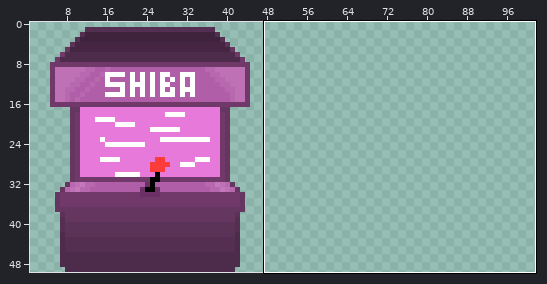
Two versions of one pixel-art file, ASSETS/TEXTURES/FURNITURE/Decoration.aseprite. Above, an overview of the earlier version with the close-up marked.
Close-up. Before:
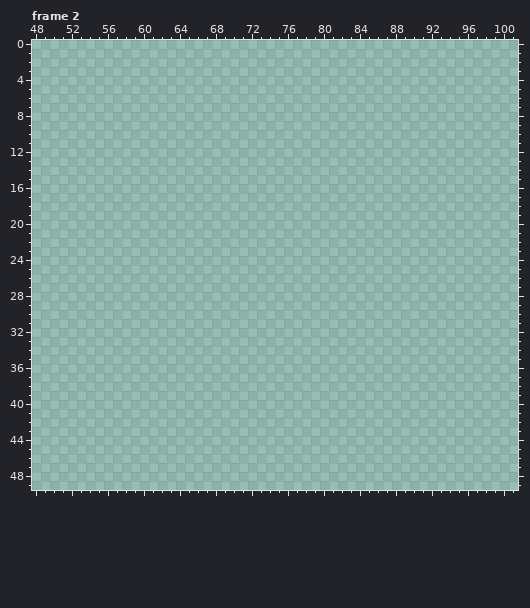
500x50 pixels, 8 frames. Colours within 5 levels of each other are drawn and written as one. Shown: frame 2: x 48..101, y 0..49. The wide view leaves out empty margins. The commit also changed other frames or places, which this record leaves out.
And afterwards:
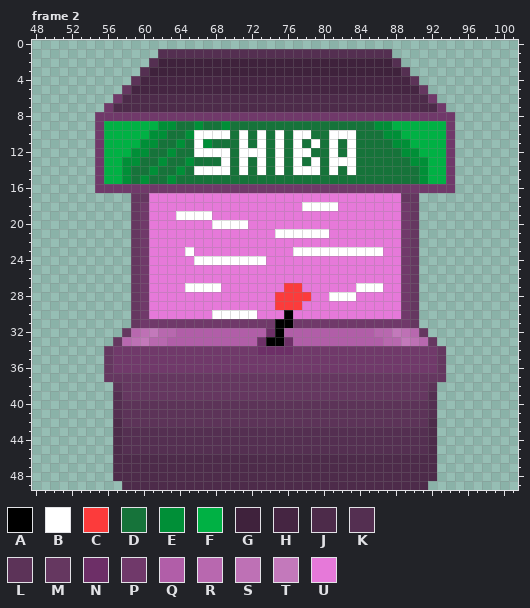
Palette (. is transparent): A #000000  B #ffffff  C #fc3b3b  D #16733a  E #008f37  F #00b144  G #3f223c  H #452542  J #4d2b4a  K #542f51  L #5c3358  M #653760  N #6d2f67  P #70396a  Q #b15ea8  R #b868af  S #be71b5  T #c379bb  U #e679d9
Difference:
Changed rows in their new state; - is an unchanged pixel.
Frame 2:
first column x 55:
 1 -------KKKKKKKKKKKKKKKKKKKKKKKKKK-------
 2 ------KGGGGGGGGGGGGGGGGGGGGGGGGGGK------
 3 -----KGGGGGGGGGGGGGGGGGGGGGGGGGGGGK-----
 4 ----LHHHHHHHHHHHHHHHHHHHHHHHHHHHHHHL----
 5 ---MHHHHHHHHHHHHHHHHHHHHHHHHHHHHHHHHM---
 6 --PJJJJJJJJJJJJJJJJJJJJJJJJJJJJJJJJJJP--
 7 -PJJJJJJJJJJJJJJJJJJJJJJJJJJJJJJJJJJJJP-
 8 PPPPPPPPPPPPPPPPPPPPPPPPPPPPPPPPPPPPPPPP
 9 PFFFFFFEEDDEDDEDDDDDDDDDDDDDDDDEEFFFFFFP
10 PFFFFFEEDDEBBBBDBDBDBDBBDDBBBDDDEEFFFFFP
11 PFFFFEEDDEDBEDDDBDBDBDBDBDBDBDDDDEEFFFFP
12 PFFFEEDDEDDBBBBDBBBDBDBBDDBDBDDDDDEEFFFP
13 PFFEEDDEDDEDDDBDBDBDBDBDBDBBBDDDDDDEEFFP
14 PFFEDDEDDEDBBBBDBDBDBDBBBDBDBDDDDDDDEFFP
15 PFFEDEDDEDDDDDDDDDDDDDDDDDDDDDDDDDDDEFFP
16 PPPPPPPPPPPPPPPPPPPPPPPPPPPPPPPPPPPPPPPP
17 ----MMUUUUUUUUUUUUUUUUUUUUUUUUUUUUMM----
18 ----MPUUUUUUUUUUUUUUUUUBBBBUUUUUUUPM----
19 ----MPUUUBBBBUUUUUUUUUUUUUUUUUUUUUPM----
20 ----MPUUUUUUUBBBBUUUUUUUUUUUUUUUUUPM----
21 ----MPUUUUUUUUUUUUUUBBBBBBUUUUUUUUPM----
22 ----MPUUUUUUUUUUUUUUUUUUUUUUUUUUUUPM----
23 ----MPUUUUBUUUUUUUUUUUBBBBBBBBBBUUPM----
24 ----MPUUUUUBBBBBBBBUUUUUUUUUUUUUUUPM----
25 ----MPUUUUUUUUUUUUUUUUUUUUUUUUUUUUPM----
26 ----MPUUUUUUUUUUUUUUUUUUUUUUUUUUUUPM----
27 ----MPUUUUBBBBUUUUUUUCCUUUUUUBBBUUPM----
28 ----MPUUUUUUUUUUUUUUCCCCUUBBBUUUUUPM----
29 ----MPUUUUUUUUUUUUUUCCCUUUUUUUUUUUPM----
30 ----MPUUUUUUUBBBBBUUUAUUUUUUUUUUUUPM----
31 ----MPPPPPPPPPPPPPPPAAPPPPPPPPPPPPPM----
32 ---MRSTRRQQQQQQQQQQNAQQQQQQQQQQRRTSRM---
33 --MRSTRRQQQQQQQQQQNAANQQQQQQQQQQRRTSRM--
34 -MPPPPPPPPPPPPPPPPNNNNPPPPPPPPPPPPPPPPM-
35 -MPPPPPPPPPPPPPPPPPPPPPPPPPPPPPPPPPPPPM-
36 -MPPPPPPPPPPPPPPPPPPPPPPPPPPPPPPPPPPPPM-
37 -MMMMMMMMMMMMMMMMMMMMMMMMMMMMMMMMMMMMMM-
38 --LMMMMMMMMMMMMMMMMMMMMMMMMMMMMMMMMMML--
39 --KMMMMMMMMMMMMMMMMMMMMMMMMMMMMMMMMMMK--
40 --KLLLLLLLLLLLLLLLLLLLLLLLLLLLLLLLLLLK--
41 --KLLLLLLLLLLLLLLLLLLLLLLLLLLLLLLLLLLK--
42 --JLLLLLLLLLLLLLLLLLLLLLLLLLLLLLLLLLLJ--
43 --JKKKKKKKKKKKKKKKKKKKKKKKKKKKKKKKKKKJ--
44 --JKKKKKKKKKKKKKKKKKKKKKKKKKKKKKKKKKKJ--
45 --JKKKKKKKKKKKKKKKKKKKKKKKKKKKKKKKKKKJ--
46 --JJJJJJJJJJJJJJJJJJJJJJJJJJJJJJJJJJJJ--
47 --JJJJJJJJJJJJJJJJJJJJJJJJJJJJJJJJJJJJ--
48 --JJJJJJJJJJJJJJJJJJJJJJJJJJJJJJJJJJJJ--
49 ---JJJJJJJJJJJJJJJJJJJJJJJJJJJJJJJJJJ---
